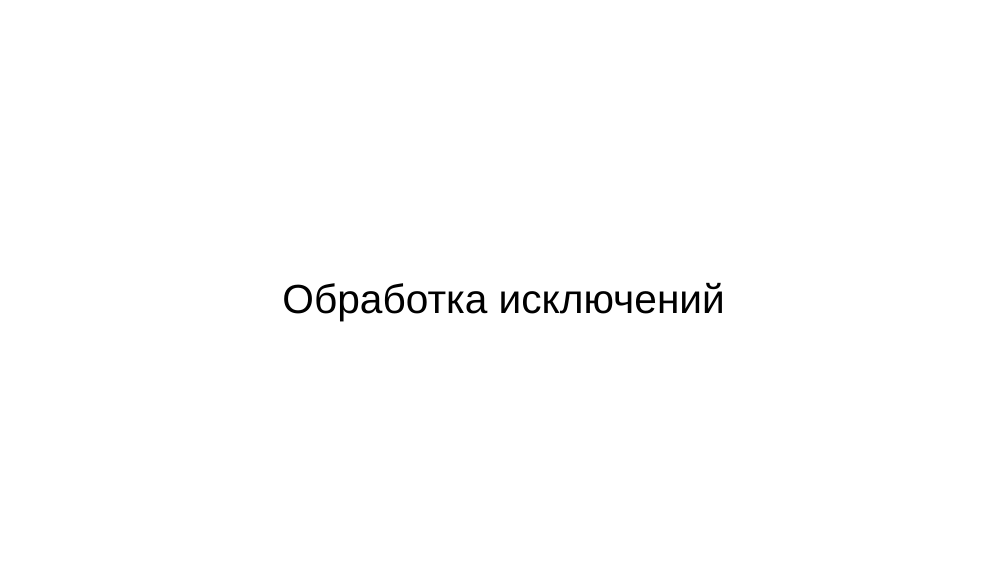
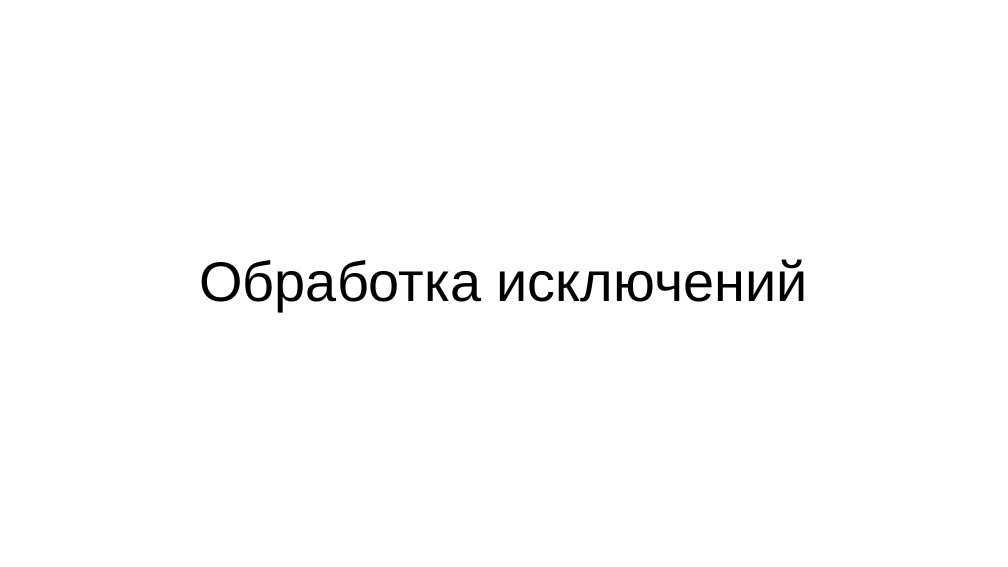
Before and after one commit to Leartiz/exception_research, a slide deck: slide 1 of about/presentation_v1.odp. Drawn at 1008x567 pixels with LibreOffice and Linux fonts; fonts in the diff are those of the drawing. Boxes give left, top, right and bottom in pixels: in the first picture for what was removed or moved away, otherwise in the second. Text is boxed around its words. In the diff, an @@ line names an element or a change of style, - is before the commit and + after.

```diff
--- a/about/presentation_v1.odp
+++ b/about/presentation_v1.odp
@@ subtitle "Обработка исключений": place and size @@
-subtitle "Обработка исключений" at [282,282,725,320]
+subtitle "Обработка исключений" at [200,259,808,311]
@@ subtitle "Обработка исключений" at [200,259,808,311]: size 32 to 44 pt @@
```
Also in this commit, not shown: 8 other slides changed, 11 slides added, 3 slides removed, 10 other files.
